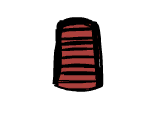
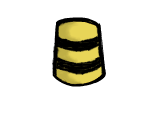
Two versions of the same layered image (160x120). Layer-by-layer changes:
hid "Layer #1" over [52, 17, 104, 92]
showed "torso-6.png", painted on it over [52, 17, 106, 87]
